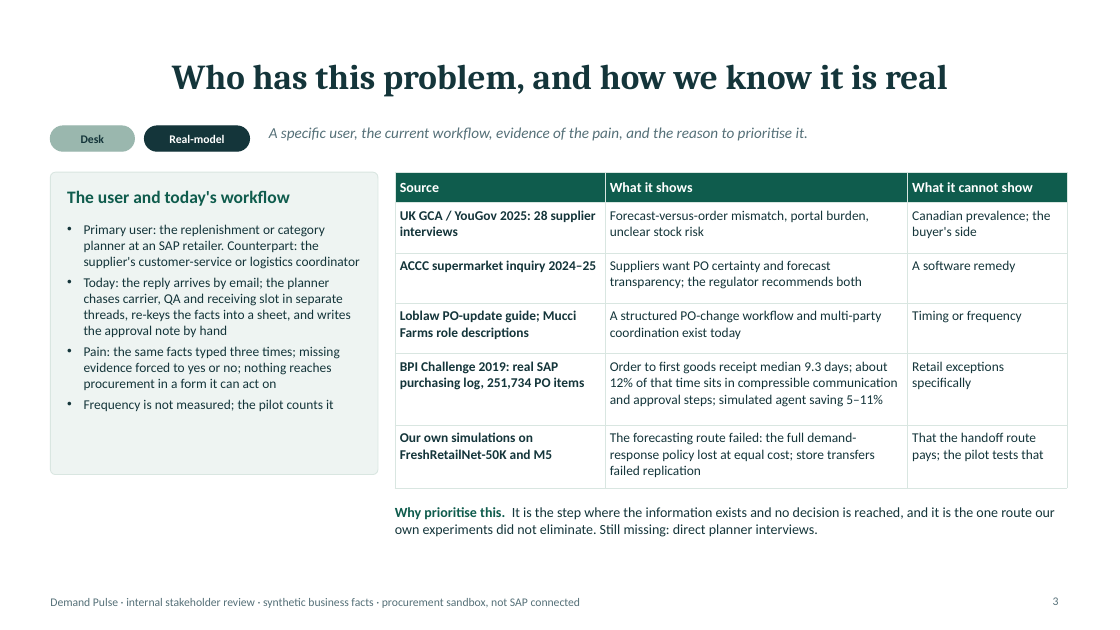
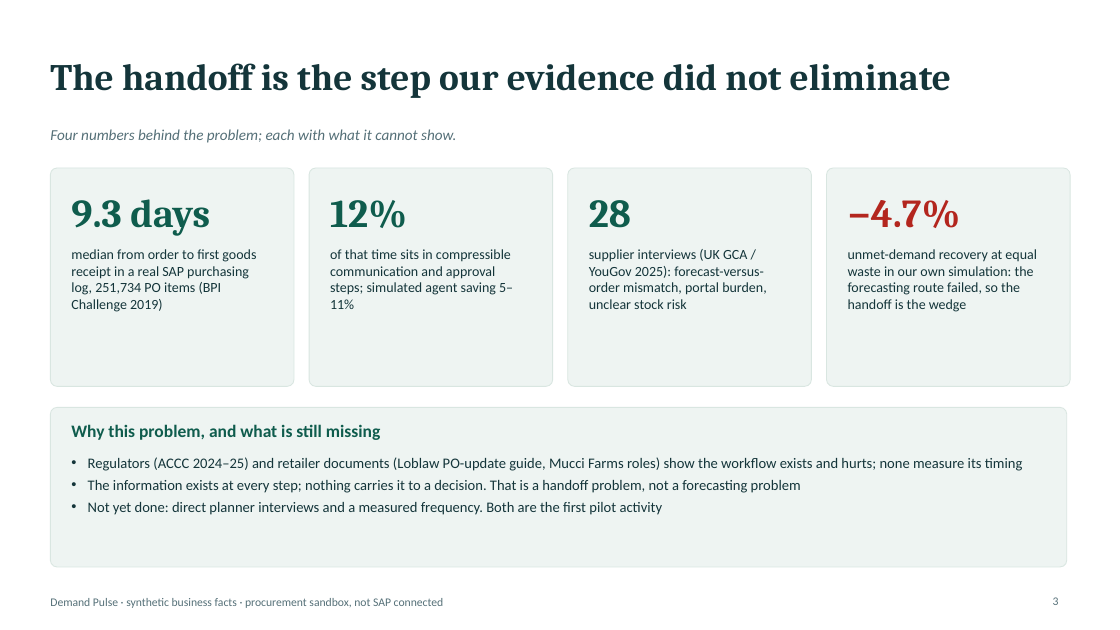
Before and after one commit to logisticPM/sap, a slide deck: slide 3 of presentations/SAP_Demand_Pulse_Business_Case_Deck.pptx. Drawn at 1120x630 pixels with LibreOffice and Linux fonts; fonts in the diff are those of the drawing. Boxes give left, top, right and bottom in pixels: in the first picture for what was removed or moved away, otherwise in the second. Text is boxed around its words. In the diff, an @@ line names an element or a change of style, - is before the commit and + after.

```diff
--- a/presentations/SAP_Demand_Pulse_Business_Case_Deck.pptx
+++ b/presentations/SAP_Demand_Pulse_Business_Case_Deck.pptx
@@ title at bbox=[50, 63, 951, 98]: text changed; size 30 to 32 pt @@
-Who has this problem, and how we know it is real
+The handoff is the step our evidence did not eliminate
@@ rounded rectangle removed at bbox=[50, 126, 134, 151] @@
@@ text added at bbox=[50, 129, 456, 143], 13 pt, text #557078, italic @@
+Four numbers behind the problem; each with what it cannot show.
@@ text removed at bbox=[81, 135, 104, 143] @@
-Desk
@@ rounded rectangle removed at bbox=[145, 126, 250, 151] @@
@@ text removed at bbox=[269, 127, 808, 141] @@
-A specific user, the current workflow, evidence of the pain, and the reason to prioritise it.
@@ rounded rectangle: place and size @@
-rounded rectangle at bbox=[50, 172, 378, 475]
+rounded rectangle at bbox=[50, 168, 294, 386]
@@ rounded rectangle at bbox=[50, 168, 294, 386]: proportions changed @@
@@ rounded rectangle added at bbox=[309, 168, 553, 386], fill #EEF4F2, outline #D9E6E1 0.75 pt @@
@@ table removed at bbox=[395, 172, 1067, 481], 6 rows, 3 columns @@
-Source | What it shows | What it cannot show
-UK GCA / YouGov 2025: 28 supplier interviews | Forecast-versus-order mismatch, portal burden, unclear stock risk | Canadian prevalence; the buyer's side
-ACCC supermarket inquiry 2024–25 | Suppliers want PO certainty and forecast transparency; the regulator recommends both | A software remedy
-Loblaw PO-update guide; Mucci Farms role descriptions | A structured PO-change workflow and multi-party coordination exist today | Timing or frequency
-BPI Challenge 2019: real SAP purchasing log, 251,734 PO items | Order to first goods receipt median 9.3 days; about 12% of that time sits in compressible communication and approval steps; simulated agent saving 5–11% | Retail exceptions specifically
-Our own simulations on FreshRetailNet-50K and M5 | The forecasting route failed: the full demand-response policy lost at equal cost; store transfers failed replication | That the handoff route pays; the pilot tests that
@@ rounded rectangle added at bbox=[568, 168, 812, 386], fill #EEF4F2, outline #D9E6E1 0.75 pt @@
@@ rounded rectangle added at bbox=[827, 168, 1070, 386], fill #EEF4F2, outline #D9E6E1 0.75 pt @@
@@ text added at bbox=[71, 199, 210, 236], 34 pt, text #0F5C4D, bold @@
+9.3 days
@@ text added at bbox=[330, 200, 407, 228], 34 pt, text #0F5C4D, bold @@
+12%
@@ text added at bbox=[589, 200, 631, 228], 34 pt, text #0F5C4D, bold @@
+28
@@ text added at bbox=[848, 200, 961, 228], 34 pt, text #B3261E, bold @@
+−4.7%
@@ text removed at bbox=[84, 224, 360, 411] @@
-• Primary user: the replenishment or category planner at an SAP retailer. Counterpart: the supplier's customer-service or logistics coordinator
-• Today: the reply arrives by email; the planner chases carrier, QA and receiving slot in separate threads, re-keys the facts into a sheet, and writes the approval note by hand
-• Pain: the same facts typed three times; missing evidence forced to yes or no; nothing reaches procurement in a form it can act on
-• Frequency is not measured; the pilot counts it
@@ text at bbox=[71, 249, 256, 312]: text changed; size 10 to 12 pt; text colour #FFFFFF to #14353A; bold off @@
-Real-model
+median from order to first goods receipt in a real SAP purchasing log, 251,734 PO items (BPI Challenge 2019)
@@ text "median from order to first ..." at bbox=[71, 249, 256, 312]: vertical alignment middle to top @@
@@ text at bbox=[330, 249, 513, 309]: text changed; size 15 to 12 pt; text colour #0F5C4D to #14353A; bold off @@
-The user and today's workflow
+of that time sits in compressible communication and approval steps; simulated agent saving 5–11%
@@ text added at bbox=[589, 249, 766, 309], 12 pt, text #14353A @@
+supplier interviews (UK GCA / YouGov 2025): forecast-versus-order mismatch, portal burden, unclear stock risk
@@ text added at bbox=[848, 249, 1037, 312], 12 pt, text #14353A @@
+unmet-demand recovery at equal waste in our own simulation: the forecasting route failed, so the handoff is the wedge
@@ rounded rectangle added at bbox=[50, 408, 1067, 567], fill #EEF4F2, outline #D9E6E1 0.75 pt @@
@@ text added at bbox=[71, 424, 380, 440], 15 pt, text #0F5C4D, bold @@
+Why this problem, and what is still missing
@@ text added at bbox=[88, 457, 1023, 515], 12.5 pt, text #14353A @@
+• Regulators (ACCC 2024–25) and retailer documents (Loblaw PO-update guide, Mucci Farms roles) show the workflow exists and hurts; none measure its timing
+• The information exists at every step; nothing carries it to a decision. That is a handoff problem, not a forecasting problem
+• Not yet done: direct planner interviews and a measured frequency. Both are the first pilot activity
@@ text removed at bbox=[395, 507, 1055, 537] @@
-Why prioritise this. It is the step where the information exists and no decision is reached, and it is the one route our own experiments did not eliminate. Still missing: direct planner interviews.
@@ text at bbox=[50, 598, 444, 608]: text changed @@
-Demand Pulse · internal stakeholder review · synthetic business facts · procurement sandbox, not SAP connected
+Demand Pulse · synthetic business facts · procurement sandbox, not SAP connected
```
Also in this commit, not shown: 9 other slides changed, 4 slides added, 3 slides removed, 3 other files.
